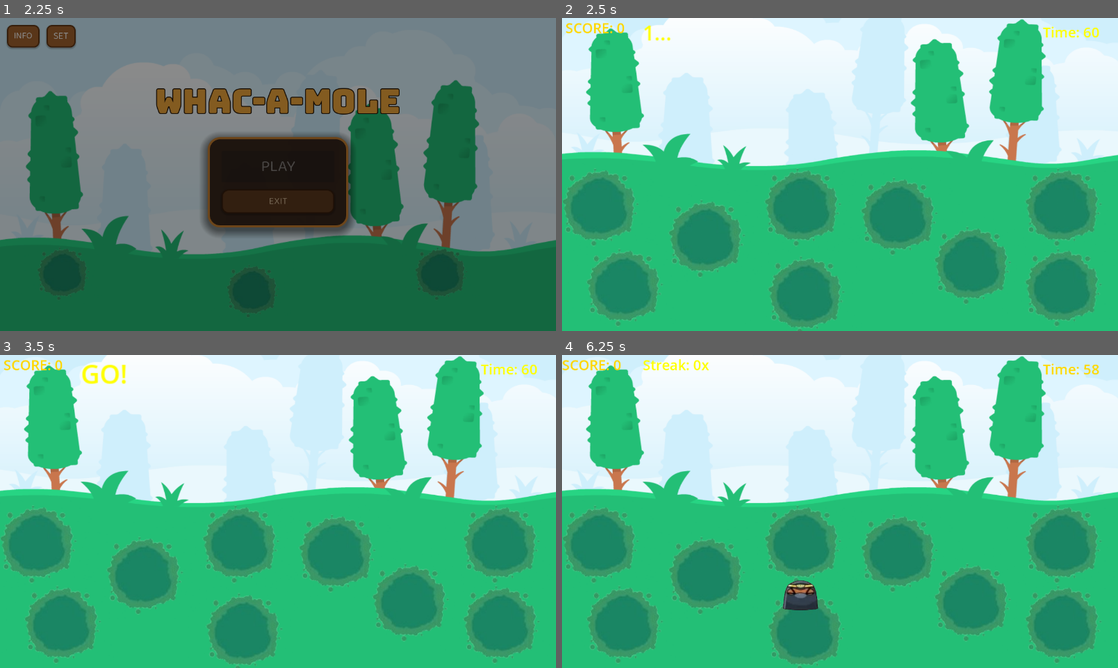
Above: before the commit, frames 1-4 (two rows, left to right).
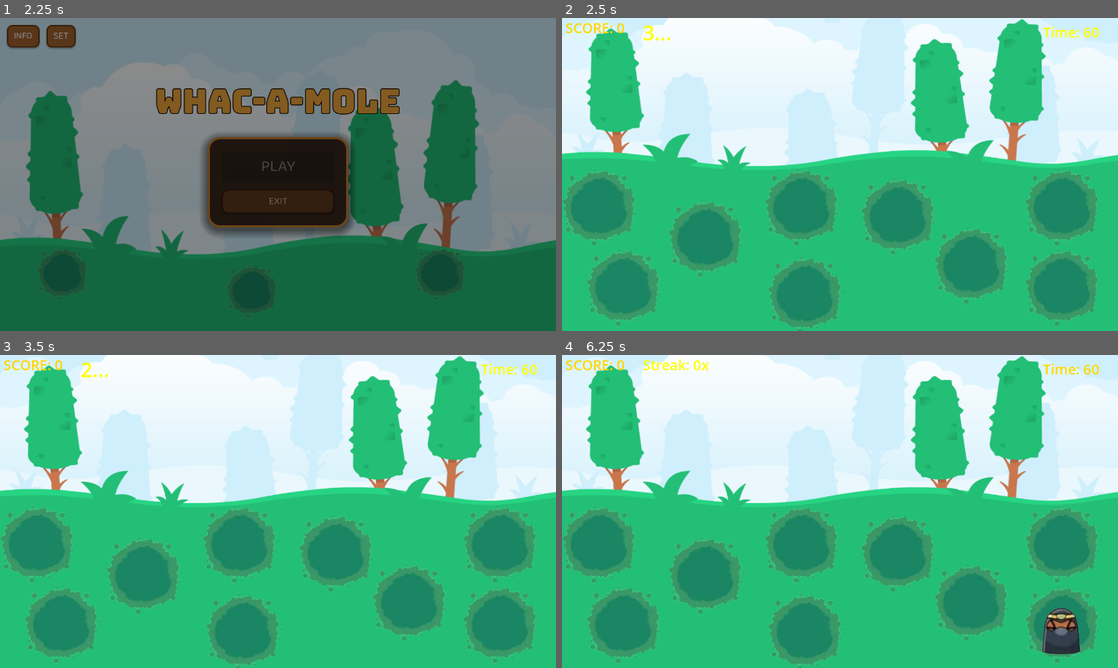
Above: after the commit, the same moments.

Repository: dexterMorgaN-9/whac-a-molee
Game: Godot game, scene res://main_menu.tscn
Same seed, same stepped clock (60 frames per second), same inputs: the game is played once before the commit and once after it.
Inputs (mouse positions are in pixels of both pictures, inside the frame that each line leads up to):
- Up to frame 1 (2.25 s): click "INFO" at 0.5 s; click "SET" at 1.25 s; click "PLAY" at 2 s
- Up to frame 2 (2.5 s): no input
- Up to frame 3 (3.5 s): tap Enter at 2.75 s; move the mouse to (33, 539) at 2.77 s; hold Right from 2.78 s (still down); tap Alt at 2.85 s; click (33, 539) at 2.92 s
- Up to frame 4 (6.25 s): move the mouse to (701, 570) at 3.52 s; release Right at 3.53 s; hold Down 3.53-4.28 s; tap Shift at 3.6, 5.1 s; click (701, 570) at 3.67 s; move the mouse to (801, 539) at 4.27 s; hold Right 4.28-5.03 s; tap Alt at 4.35, 5.85 s; click (801, 539) at 4.42 s; move the mouse to (801, 627) at 5.02 s; hold Up 5.03-5.78 s; click (801, 627) at 5.17 s; move the mouse to (623, 617) at 5.77 s; hold Left from 5.78 s (still down); click (623, 617) at 5.92 s

Frame 1 is identical in both runs. In frame 2, less than 0.1% of the frame differs, in the area x 14-17%, y 2-8%; in frame 3, 0.3%; in frame 4, 1.7%, in the area x 0-97%, y 1-96%.

Commit message:
fixed bugs

Diff:
--- a/main.gd
+++ b/main.gd
@@ -1,25 +1,41 @@
 extends Node2D
 
-var score = 0
-var streak = 0
-var tleft = 60.0
+var score   = 0
+var streak  = 0
+var tleft   = 60.0
 var running = false
-var lastSec = -1
+var lastsec = -1
 
-@onready var scoreLbl = $UI/ScoreLabel
-@onready var timerLbl = $UI/TimerLabel
-@onready var streakLbl = $UI/StreakLabel
-@onready var gTimer = $GameTimer
-@onready var overPanel = $UI/GameOverPanel
-@onready var overDim = $UI/GameOverDim
-@onready var finalLbl = $UI/GameOverPanel/MarginContainer/VBox/FinalScoreLabel
-@onready var restartBtn = $UI/GameOverPanel/MarginContainer/VBox/ButtonRow/RestartButton
-@onready var homeBtn = $UI/GameOverPanel/MarginContainer/VBox/ButtonRow/HomeButton
+@onready var scorelbl   = $UI/ScoreLabel
+@onready var timerlbl   = $UI/TimerLabel
+@onready var streaklbl  = $UI/StreakLabel
+@onready var gtimer     = $GameTimer
+@onready var overpanel  = $UI/GameOverPanel
+@onready var overdim    = $UI/GameOverDim
+@onready var finallbl   = $UI/GameOverPanel/MarginContainer/VBox/FinalScoreLabel
+@onready var restartbtn = $UI/GameOverPanel/MarginContainer/VBox/ButtonRow/RestartButton
+@onready var homebtn    = $UI/GameOverPanel/MarginContainer/VBox/ButtonRow/HomeButton
+
+@onready var musicplayer    = $AudioPlayers/Music
+@onready var hitplayer      = $AudioPlayers/Hit
+@onready var missplayer     = $AudioPlayers/Miss
+@onready var gameoverplayer = $AudioPlayers/GameOver
+@onready var cdplayer       = $AudioPlayers/Countdown
+@onready var streakplayer   = $AudioPlayers/Streak
+@onready var sfxplayer      = $AudioPlayers/Click
+
+const SND_MUSIC    = preload("res://sounds/bg loop.mp3")
+const SND_HIT      = preload("res://sounds/Hit Sound.mp3")
+const SND_MISS     = preload("res://sounds/bunny escape.mp3")
+const SND_GAMEOVER = preload("res://sounds/game over.mp3")
+const SND_CD       = preload("res://sounds/countdown go!.mp3")
+const SND_STREAK   = preload("res://sounds/streak 5x!.mp3")
+const SND_CLICK    = preload("res://sounds/UI click.mp3")
 
 var holes = []
+
 func difflvl() -> int:
 	return int(score / 10)
-
 func visdur() -> float:
 	var lvl = difflvl()
 	var dur = randf_range(0.35, 0.45) - lvl * 0.02
@@ -27,16 +43,24 @@
 
 func spawndelay() -> float:
 	var lvl = difflvl()
-	var minD = clamp(0.15 - lvl * 0.005, 0.08, 0.15)
-	var maxD = clamp(0.35 - lvl * 0.01, 0.15, 0.35)
-	return randf_range(minD, maxD)
+	var mind = clamp(0.15 - lvl * 0.005, 0.08, 0.15)
+	var maxd = clamp(0.35 - lvl * 0.01,  0.15, 0.35)
+	return randf_range(mind, maxd)
 
+func refreshui():
+	scorelbl.text = "SCORE: " + str(score)
+	timerlbl.text = "Time: " + str(int(ceil(tleft)))
+	if streak >= 5:
+		streaklbl.text = "STREAK! " + str(streak) + "x 🔥"
+		streaklbl.modulate = Color(1.0, 0.4, 0.0)
+	else:
+		streaklbl.text = 'Streak: ' + str(streak) + "x"
+		streaklbl.modulate = Color(1.0, 1.0, 0.0)
 
 func punchscore():
 	var tw = create_tween()
-	tw.tween_property(scoreLbl, "scale", Vector2(1.3, 1.3), 0.08)
-	tw.tween_property(scoreLbl, "scale", Vector2(1.0, 1.0), 0.1)
-
+	tw.tween_property(scorelbl, "scale", Vector2(1.3, 1.3), 0.08)
+	tw.tween_property(scorelbl, "scale", Vector2(1.0, 1.0), 0.1)
 
 func onhit():
 	streak += 1
@@ -44,26 +68,38 @@
 	score += pts
 	refreshui()
 	punchscore()
+	hitplayer.stream = SND_HIT
+	hitplayer.play()
+	if streak == 5:
+		streakplayer.stream = SND_STREAK
+		streakplayer.play()
 
 func onmiss():
 	streak = 0
 	refreshui()
 	var tw = create_tween()
-	var x0 = scoreLbl.position.x
-	tw.tween_property(scoreLbl, "position:x", x0 + 8, 0.05)
-	tw.tween_property(scoreLbl, "position:x", x0 - 8, 0.05)
-	tw.tween_property(scoreLbl, "position:x", x0, 0.05)
+	var x0 = scorelbl.position.x
+	tw.tween_property(scorelbl, "position:x", x0 + 8, 0.05)
+	tw.tween_property(scorelbl, "position:x", x0 - 8, 0.05)
+	tw.tween_property(scorelbl, "position:x", x0, 0.05)
+	missplayer.stream = SND_MISS
+	missplayer.play()
 
-func refreshui():
-	scoreLbl.text = "SCORE: " + str(score)
-	timerLbl.text = "Time: " + str(int(ceil(tleft)))
-	if streak >= 5:
-		streakLbl.text = "STREAK! " + str(streak) + "x 🔥"
-		streakLbl.modulate = Color(1.0, 0.4, 0.0)
-	else:
-		streakLbl.text = 'Streak: ' + str(streak) + "x"
-		streakLbl.modulate = Color(1.0, 1.0, 0.0)
-
+func countdown():
+	cdplayer.stream = SND_CD
+	cdplayer.play()
+	for i in [3, 2, 1]:
+		streaklbl.text = str(i) + "..."
+		streaklbl.scale = Vector2(1.5, 1.5)
+		var tw = create_tween()
+		tw.tween_property(streaklbl, "scale", Vector2(1.0, 1.0), 0.4)
+		await get_tree().create_timer(1.0).timeout
+	streaklbl.text = "GO!"
+	streaklbl.scale = Vector2(2.0, 2.0)
+	var tw2 = create_tween()
+	tw2.tween_property(streaklbl, "scale", Vector2(1.0, 1.0), 0.3)
+	await get_tree().create_timer(0.6).timeout
+	streaklbl.text = "Streak: 0x"
 
 func spawnloop() -> void:
 	while running:
@@ -77,35 +113,28 @@
 			break
 		await get_tree().create_timer(spawndelay()).timeout
 
-func countdown():
-	for i in [1]:
-		streakLbl.text = str(i) + "..."
-		streakLbl.scale = Vector2(1.5, 1.5)
-		var tw = create_tween()
-		tw.tween_property(streakLbl, "scale", Vector2(1.0, 1.0), 0.4)
-		await get_tree().create_timer(1.0).timeout
-	streakLbl.text = "GO!"
-	streakLbl.scale = Vector2(2.0, 2.0)
-	var tw2 = create_tween()
-	tw2.tween_property(streakLbl, "scale", Vector2(1.0, 1.0), 0.3)
-	await get_tree().create_timer(0.6).timeout
-	streakLbl.text = "Streak: 0x"
-
 func ontimeout():
 	running = false
 	tleft = 0
 	for h in holes:
 		if h.is_active:
 			h.hide_bunny()
+	musicplayer.stop()
+	gameoverplayer.stream = SND_GAMEOVER
+	gameoverplayer.play()
 	await get_tree().create_timer(0.5).timeout
-	finalLbl.text = "Final Score: " + str(score)
-	overDim.visible = true
-	overPanel.visible = true
+	finallbl.text = "Final Score: " + str(score)
+	overdim.visible    = true
+	overpanel.visible  = true
 
 func restart():
+	sfxplayer.stream = SND_CLICK
+	sfxplayer.play()
 	get_tree().reload_current_scene()
 
 func gohome():
+	sfxplayer.stream = SND_CLICK
+	sfxplayer.play()
 	get_tree().change_scene_to_file("res://main_menu.tscn")
 
 func _ready():
@@ -120,33 +149,35 @@
 		h.bunny_hit.connect(onhit)
 		h.bunny_missed.connect(onmiss)
 
-	gTimer.timeout.connect(ontimeout)
-	restartBtn.pressed.connect(restart)
-	homeBtn.pressed.connect(gohome)
+	gtimer.timeout.connect(ontimeout)
+	restartbtn.pressed.connect(restart)
+	homebtn.pressed.connect(gohome)
 
 	tleft = 60.0
-	overPanel.visible = false
-	overDim.visible = false
+	overpanel.visible = false
+	overdim.visible   = false
 	refreshui()
+
+	musicplayer.stream = SND_MUSIC
+	musicplayer.play()
 
 	await countdown()
 
 	running = true
-	gTimer.start(60.0)
+	gtimer.start(60.0)
 	spawnloop()
-
 
 func _process(_delta):
 	if not running:
 		return
-	if gTimer.time_left <= 0:
+	if gtimer.time_left <= 0:
 		return
-	tleft = gTimer.time_left
-	var secLeft = int(ceil(tleft))
-	if secLeft != lastSec:
-		timerLbl.text = "Time: " + str(secLeft)
-		lastSec = secLeft
+	tleft = gtimer.time_left
+	var secleft = int(ceil(tleft))
+	if secleft != lastsec:
+		timerlbl.text = "Time: " + str(secleft)
+		lastsec = secleft
 	if tleft <= 10:
-		timerLbl.modulate = Color(1.0, 0.2, 0.2) if int(tleft * 2) % 2 == 0 else Color(1, 1, 1)
+		timerlbl.modulate = Color(1.0, 0.2, 0.2) if int(tleft * 2) % 2 == 0 else Color(1, 1, 1)
 	else:
-		timerLbl.modulate = Color(1.0, 0.85, 0.0)
+		timerlbl.modulate = Color(1.0, 0.85, 0.0)
--- a/main_menu.gd
+++ b/main_menu.gd
@@ -1,75 +1,76 @@
 extends Node
 
-@onready var settingsbtn = $UI/TopBar/TopBarHBox/SettingsButton
-@onready var infobtn = $UI/TopBar/TopBarHBox/InfoButton
-@onready var startbtn = $UI/CenterLayout/ButtonCard/CardMargin/CardVBox/StartButton
-@onready var exitbtn = $UI/CenterLayout/ButtonCard/CardMargin/CardVBox/ExitButton
-
-@onready var dimoverlay = $UI/DimOverlay
-@onready var fadeoverlay = $UI/FadeOverlay
-@onready var settingsPanel = $UI/SettingsPanel
-@onready var closebtn = $UI/SettingsPanel/VBox/TopRow/CloseButton
-@onready var infopanel = $UI/InfoPanel
-@onready var infoCloseBtn = $UI/InfoPanel/VBox/TopRow/InfoCloseButton
-
-@onready var masterslider = $UI/SettingsPanel/VBox/SoundSection/MasterRow/MasterSlider
-@onready var musicslider = $UI/SettingsPanel/VBox/SoundSection/MusicRow/MusicSlider
-@onready var musictoggle = $UI/SettingsPanel/VBox/SoundSection/MusicRow/MusicToggle
-@onready var sfxSlider = $UI/SettingsPanel/VBox/SoundSection/SFXRow/SFXSlider
-@onready var sfxtoggle = $UI/SettingsPanel/VBox/SoundSection/SFXRow/SFXToggle
-@onready var hitslider = $UI/SettingsPanel/VBox/SoundSection/HitRow/HitSlider
-@onready var gameOverSlider = $UI/SettingsPanel/VBox/SoundSection/GameOverRow/GameOverSlider
-
-@onready var musicplayer = $AudioPlayers/Music
-@onready var hitplayer = $AudioPlayers/Hit
-@onready var missplayer = $AudioPlayers/Miss
+@onready var settingsbtn  = $UI/TopBar/TopBarHBox/SettingsButton
+@onready var infobtn      = $UI/TopBar/TopBarHBox/InfoButton
+@onready var startbtn     = $UI/CenterLayout/ButtonCard/CardMargin/CardVBox/StartButton
+@onready var exitbtn      = $UI/CenterLayout/ButtonCard/CardMargin/CardVBox/ExitButton
+
+@onready var dimoverlay   = $UI/DimOverlay
+@onready var fadeoverlay  = $UI/FadeOverlay
+@onready var settingspanel = $UI/SettingsPanel
+@onready var closebtn     = $UI/SettingsPanel/VBox/TopRow/CloseButton
+@onready var infopanel    = $UI/InfoPanel
+@onready var infoclosebtn = $UI/InfoPanel/VBox/TopRow/InfoCloseButton
+
+@onready var masterslider   = $UI/SettingsPanel/VBox/SoundSection/MasterRow/MasterSlider
+@onready var musicslider    = $UI/SettingsPanel/VBox/SoundSection/MusicRow/MusicSlider
+@onready var musictoggle    = $UI/SettingsPanel/VBox/SoundSection/MusicRow/MusicToggle
+@onready var sfxslider      = $UI/SettingsPanel/VBox/SoundSection/SFXRow/SFXSlider
+@onready var sfxtoggle      = $UI/SettingsPanel/VBox/SoundSection/SFXRow/SFXToggle
+@onready var hitslider      = $UI/SettingsPanel/VBox/SoundSection/HitRow/HitSlider
+@onready var gameoverslider = $UI/SettingsPanel/VBox/SoundSection/GameOverRow/GameOverSlider
+
+@onready var musicplayer    = $AudioPlayers/Music
+@onready var hitplayer      = $AudioPlayers/Hit
+@onready var missplayer     = $AudioPlayers/Miss
 @onready var gameoverplayer = $AudioPlayers/GameOver
-@onready var countdownplayer = $AudioPlayers/Countdown
-@onready var streakplayer = $AudioPlayers/Streak
-@onready var sfxplayer = $AudioPlayers/Click
-@onready var decorTimer = $DecorSpawnTimer
-@onready var decorholes = $DecorHoles
+@onready var cdplayer       = $AudioPlayers/Countdown
+@onready var streakplayer   = $AudioPlayers/Streak
+@onready var sfxplayer      = $AudioPlayers/Click
+@onready var decortimer     = $DecorSpawnTimer
+@onready var decorholes     = $DecorHoles
 
 const GAME_SCENE = "res://main.tscn"
-const SAVE_PATH := 'user://settings.cfg'
-const FADE_TIME = 0.4
-const MIN_VOL = 0.0001
-
-const SND_MUSIC = preload("res://sounds/bg loop.mp3")
-const SND_HIT = preload("res://sounds/Hit Sound.mp3")
-const SND_MISS = preload("res://sounds/bunny escape.mp3")
+const SAVE_PATH  := 'user://settings.cfg'
+const FADE_TIME  = 0.4
+const MIN_VOL    = 0.0001
+
+const SND_MUSIC    = preload("res://sounds/bg loop.mp3")
+const SND_HIT      = preload("res://sounds/Hit Sound.mp3")
+const SND_MISS     = preload("res://sounds/bunny escape.mp3")
 const SND_GAMEOVER = preload("res://sounds/game over.mp3")
-const SND_COUNTDOWN = preload("res://sounds/countdown go!.mp3")
-const SND_STREAK = preload("res://sounds/streak 5x!.mp3")
-const SND_CLICK = preload("res://sounds/UI click.mp3")
+const SND_CD       = preload("res://sounds/countdown go!.mp3")
+const SND_STREAK   = preload("res://sounds/streak 5x!.mp3")
+const SND_CLICK    = preload("res://sounds/UI click.mp3")
+
+var _settings_open = false
 
 func _ready():
 	loadsettings()
-	hooksignals()
+	_hook()
 	fadein()
-	decorTimer.start()
+	decortimer.start()
 	musicplayer.stream = SND_MUSIC
 	if musicplayer.stream is AudioStreamMP3 or musicplayer.stream is AudioStreamOggVorbis:
 		musicplayer.stream.loop = true
 	musicplayer.play()
 
-
-func hooksignals():
+func _hook():
 	startbtn.pressed.connect(onstart)
 	exitbtn.pressed.connect(onexit)
 	settingsbtn.pressed.connect(onsettingsbtn)
 	infobtn.pressed.connect(oninfobtn)
 	closebtn.pressed.connect(closesettings)
-	infoCloseBtn.pressed.connect(closeinfo)
+	infoclosebtn.pressed.connect(closeinfo)
 	dimoverlay.gui_input.connect(ondimclick)
 	masterslider.value_changed.connect(onmastervol)
 	musicslider.value_changed.connect(onmusicvol)
-	sfxSlider.value_changed.connect(onsfxvol)
+	sfxslider.value_changed.connect(onsfxvol)
 	hitslider.value_changed.connect(onhitvol)
-	gameOverSlider.value_changed.connect(ongameovervol)
+	gameoverslider.value_changed.connect(ongameovervol)
 	musictoggle.toggled.connect(onmusictoggle)
 	sfxtoggle.toggled.connect(onsfxtoggle)
-	decorTimer.timeout.connect(ondecortick)
+	decortimer.timeout.connect(ondecortick)
 
 func playclick():
 	sfxplayer.stream = SND_CLICK
@@ -83,9 +84,8 @@
 func fadeoutthen(cb):
 	fadeoverlay.modulate.a = 0.0
 	var tw = create_tween()
-	tw.tween_property(fadeoverlay, "modulate:a", 1.0, FADE_TIME)
+	tw.tween_property(fadeoverlay, 'modulate:a', 1.0, FADE_TIME)
 	tw.tween_callback(cb)
-
 
 func onstart():
 	playclick()
@@ -100,37 +100,38 @@
 
 func onsettingsbtn():
 	playclick()
+	dimoverlay.visible   = true
+	settingspanel.visible = true
+	_settings_open = true
+func oninfobtn():
+	playclick()
 	dimoverlay.visible = true
-	settingsPanel.visible = true
-func oninfobtn():
-	playclick()
-	dimoverlay.visible = true
-	infopanel.visible = true
+	infopanel.visible  = true
 
 func closesettings():
 	playclick()
-	settingsPanel.visible = false
+	settingspanel.visible = false
+	dimoverlay.visible   = false
+	_settings_open = false
+	savesettings()
+
+func closeinfo():
+	playclick()
+	infopanel.visible  = false
 	dimoverlay.visible = false
-	savesettings()
-
-func closeinfo():
-	playclick()
-	infopanel.visible = false
-	dimoverlay.visible = false
-
 
 func ondimclick(e):
 	if e is InputEventMouseButton and e.pressed:
-		if settingsPanel.visible:
+		if settingspanel.visible:
 			closesettings()
 		if infopanel.visible:
 			closeinfo()
 
 func onmastervol(v):
-	var busIdx = AudioServer.get_bus_index("Master")
-	if busIdx == -1:
-		return
-	AudioServer.set_bus_volume_db(busIdx, linear_to_db(max(v, MIN_VOL)))
+	var busidx = AudioServer.get_bus_index("Master")
+	if busidx == -1:
+		return
+	AudioServer.set_bus_volume_db(busidx, linear_to_db(max(v, MIN_VOL)))
 
 func onmusicvol(val: float):
 	var idx = AudioServer.get_bus_index("Music")
@@ -140,8 +141,7 @@
 
 func onsfxvol(v):
 	var i = AudioServer.get_bus_index("SFX")
-	if i == -1:
-		return
+	if i == -1: return
 	AudioServer.set_bus_volume_db(i, linear_to_db(max(v, MIN_VOL)))
 
 func onhitvol(v):
@@ -149,7 +149,6 @@
 
 func ongameovervol(v):
 	gameoverplayer.volume_db = linear_to_db(max(v, MIN_VOL))
-
 
 func onmusictoggle(on):
 	var idx = AudioServer.get_bus_index("Music")
@@ -158,51 +157,50 @@
 	AudioServer.set_bus_mute(idx, not on)
 	musicslider.editable = on
 
-func onsfxtoggle(isOn):
+func onsfxtoggle(ison):
 	var idx = AudioServer.get_bus_index("SFX")
 	if idx == -1:
 		return
-	AudioServer.set_bus_mute(idx, !isOn)
-	sfxSlider.editable = isOn
-
+	AudioServer.set_bus_mute(idx, !ison)
+	sfxslider.editable = ison
 
 func savesettings():
 	var cfg = ConfigFile.new()
-	cfg.set_value("audio", "master", masterslider.value)
-	cfg.set_value("audio", "music", musicslider.value)
-	cfg.set_value("audio", "sfx", sfxSlider.value)
-	cfg.set_value("audio", "hit", hitslider.value)
-	cfg.set_value("audio", "game_over", gameOverSlider.value)
+	cfg.set_value("audio", "master",   masterslider.value)
+	cfg.set_value("audio", "music",    musicslider.value)
+	cfg.set_value("audio", "sfx",      sfxslider.value)
+	cfg.set_value("audio", "hit",      hitslider.value)
+	cfg.set_value("audio", "game_over", gameoverslider.value)
 	cfg.set_value("audio", "music_on", musictoggle.button_pressed)
-	cfg.set_value("audio", "sfx_on", sfxtoggle.button_pressed)
+	cfg.set_value("audio", "sfx_on",   sfxtoggle.button_pressed)
 	cfg.save(SAVE_PATH)
 
 func loadsettings():
 	var cfg = ConfigFile.new()
-	var loadOk = cfg.load(SAVE_PATH)
-	if loadOk != OK:
-		masterslider.value = 1.0
-		musicslider.value = 0.8
-		sfxSlider.value = 1.0
-		hitslider.value = 1.0
-		gameOverSlider.value = 1.0
+	var loadok = cfg.load(SAVE_PATH)
+	if loadok != OK:
+		masterslider.value   = 1.0
+		musicslider.value    = 0.8
+		sfxslider.value      = 1.0
+		hitslider.value      = 1.0
+		gameoverslider.value = 1.0
 		musictoggle.button_pressed = true
-		sfxtoggle.button_pressed = true
-		return
-
-	masterslider.value = cfg.get_value("audio", "master", 1.0)
-	musicslider.value = cfg.get_value("audio", "music", 0.8)
-	sfxSlider.value = cfg.get_value("audio", "sfx", 1.0)
-	hitslider.value = cfg.get_value("audio", "hit", 1.0)
-	gameOverSlider.value = cfg.get_value('audio', 'game_over', 1.0)
+		sfxtoggle.button_pressed   = true
+		return
+
+	masterslider.value   = cfg.get_value("audio", "master",   1.0)
+	musicslider.value    = cfg.get_value("audio", "music",    0.8)
+	sfxslider.value      = cfg.get_value("audio", "sfx",      1.0)
+	hitslider.value      = cfg.get_value("audio", "hit",      1.0)
+	gameoverslider.value = cfg.get_value('audio', 'game_over', 1.0)
 	musictoggle.button_pressed = cfg.get_value("audio", "music_on", true)
-	sfxtoggle.button_pressed = cfg.get_value("audio", "sfx_on", true)
+	sfxtoggle.button_pressed   = cfg.get_value("audio", "sfx_on",   true)
 
 	onmastervol(masterslider.value)
 	onmusicvol(musicslider.value)
-	onsfxvol(sfxSlider.value)
+	onsfxvol(sfxslider.value)
 	onhitvol(hitslider.value)
-	ongameovervol(gameOverSlider.value)
+	ongameovervol(gameoverslider.value)
 	onmusictoggle(musictoggle.button_pressed)
 	onsfxtoggle(sfxtoggle.button_pressed)
 
@@ -210,7 +208,7 @@
 	var holes = decorholes.get_children()
 	if holes.size() == 0:
 		return
-	var randIdx = randi() % holes.size()
-	var h = holes[randIdx]
+	var idx = randi() % holes.size()
+	var h = holes[idx]
 	if h.has_method("pop_up"):
 		h.pop_up()
